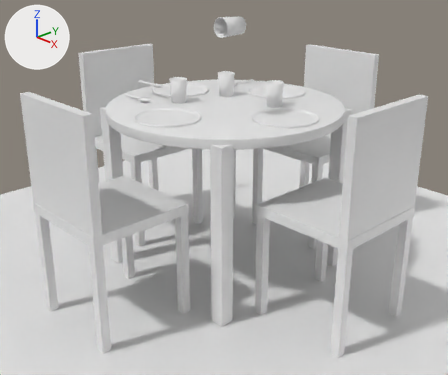
The Blender file blender/Zona3_Copo.blend as it was, and as the next commit left it.
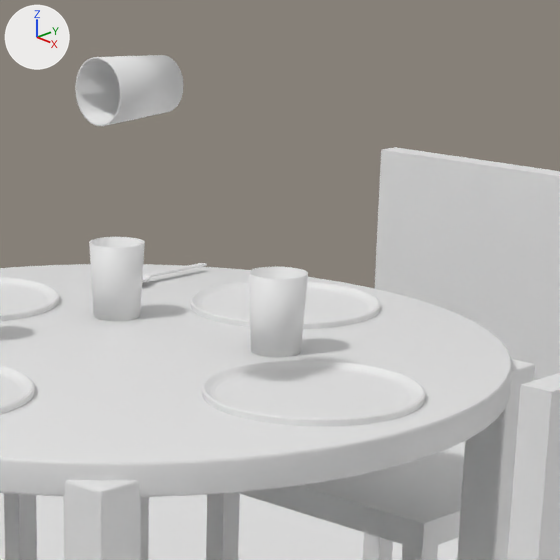
Each version appears first whole from a camera (50 mm lens) standing at (1.87, -1.775, 1.399) and looking at (0.045, -0.051, 0.397), and next in a close-up on the part from 43% to 80% of the width and 0% to 45% of the height. The lights are fixed; the arrows at upper left show +X, +Y and +Z. The first two pictures are the older version. Both versions are drawn at frame 24 of the action 'CopoAction'; the numbers are the values there.

Objects in the first close-up: 'Assento', 'Assento.002', 'Assento.004', 'Chao', 'Copo', 'Copo.001', 'Copo.002', 'Cylinder', 'Cylinder.001', 'Cylinder.002', 'Cylinder.003', 'Tampo' and 1 more.
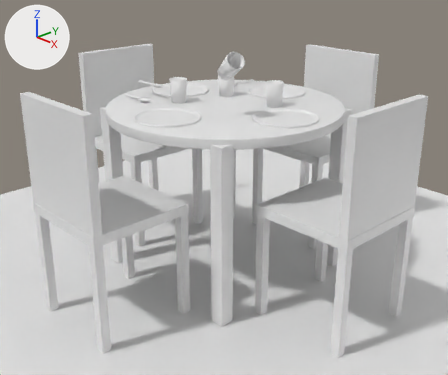
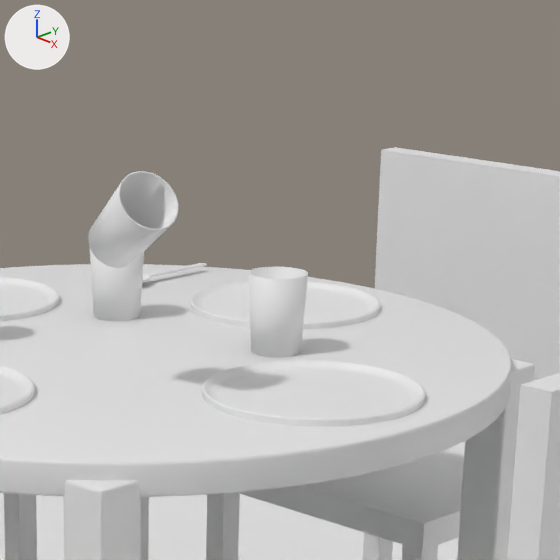
Changed parts and their boxes (x1, y1, x2, y2) in the close-ups (560 x 560 px):
'Copo', moved, turned
    before: (75, 55, 183, 126)
    after: (88, 171, 179, 268)

The change, as a diff of the scene's bpy script:
```diff
--- a/blender/Zona3_Copo.blend.py
+++ b/blender/Zona3_Copo.blend.py
@@ ob_copo @@
 ob_copo = bpy.data.objects.new('Copo', me_plane_001)
-ob_copo.location = (0.176, -0.142, 1.1)
-ob_copo.rotation_euler = (1.571, 0.0, 0.0)  # degrees (90, 0, 0)
+ob_copo.location = (0.176, -0.142, 0.95)
+ob_copo.rotation_euler = (0.785, 0.524, 0.873)  # degrees (45, 30, 50)
 _m = ob_copo.modifiers.new('Solidify', 'SOLIDIFY')
```
